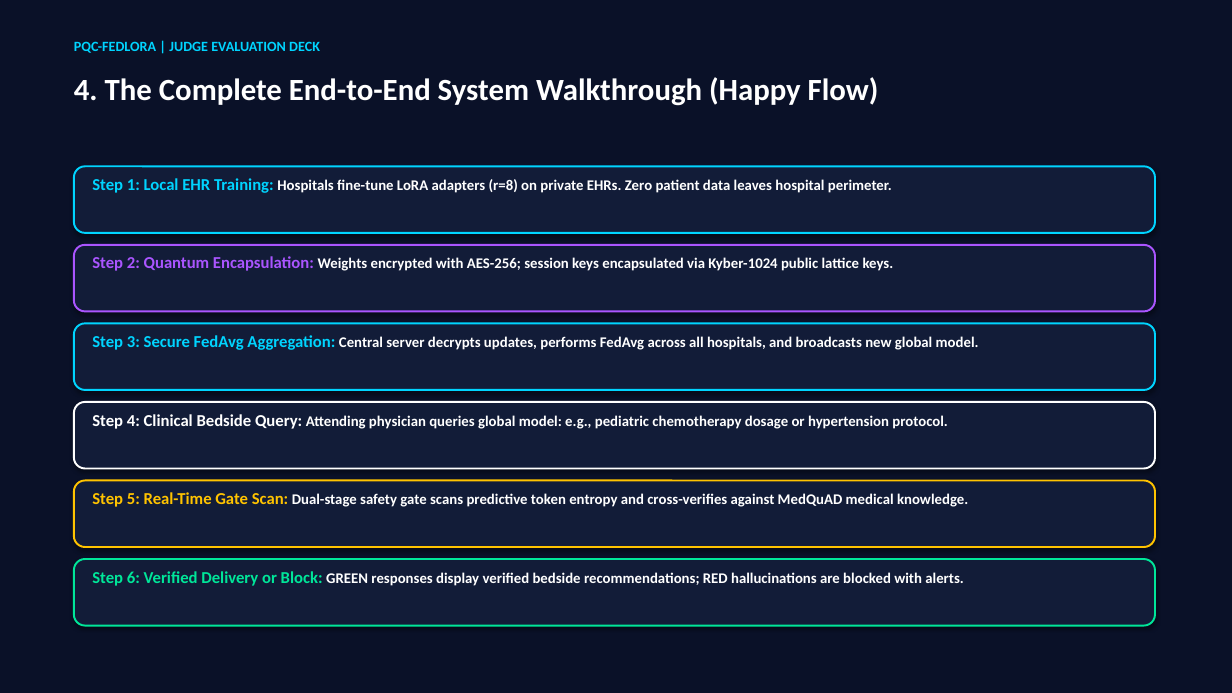
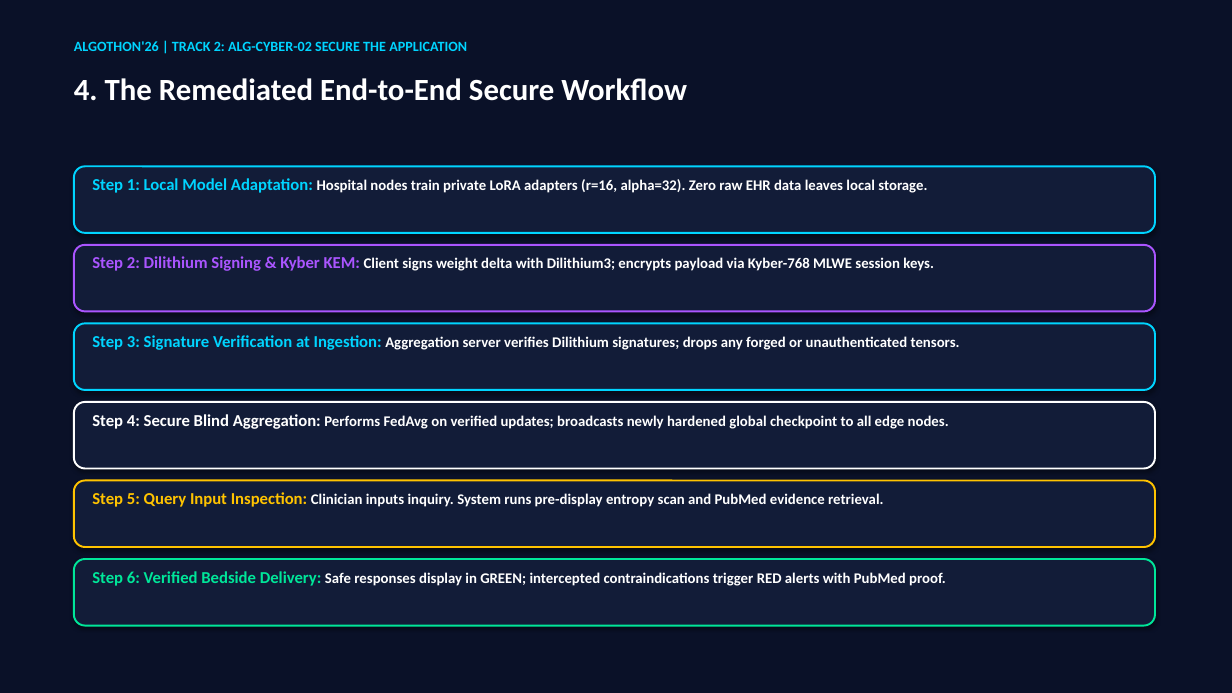
Before and after one commit to mritunjay065/hallucination, a slide deck: slide 5 of PQC_FedLoRA_Judge_Presentation.pptx. Drawn at 1232x693 pixels with LibreOffice and Linux fonts; fonts in the diff are those of the drawing. Boxes give left, top, right and bottom in pixels: in the first picture for what was removed or moved away, otherwise in the second. Text is boxed around its words. In the diff, an @@ line names an element or a change of style, - is before the commit and + after.

Commit message:
docs(presentation): update judge presentation to align with ALG-CYBER-02 rubrics

```diff
--- a/PQC_FedLoRA_Judge_Presentation.pptx
+++ b/PQC_FedLoRA_Judge_Presentation.pptx
@@ text at [74,41,467,51]: text changed @@
-PQC-FEDLORA | JUDGE EVALUATION DECK
+ALGOTHON'26 | TRACK 2: ALG-CYBER-02 SECURE THE APPLICATION
@@ text at [74,78,687,101]: text changed @@
-4. The Complete End-to-End System Walkthrough (Happy Flow)
+4. The Remediated End-to-End Secure Workflow
@@ text at [92,178,927,193]: text changed @@
-Step 1: Local EHR Training: Hospitals fine-tune LoRA adapters (r=8) on private EHRs. Zero patient data leaves hospital perimeter.
+Step 1: Local Model Adaptation: Hospital nodes train private LoRA adapters (r=16, alpha=32). Zero raw EHR data leaves local storage.
@@ text at [92,256,934,271]: text changed @@
-Step 2: Quantum Encapsulation: Weights encrypted with AES-256; session keys encapsulated via Kyber-1024 public lattice keys.
+Step 2: Dilithium Signing & Kyber KEM: Client signs weight delta with Dilithium3; encrypts payload via Kyber-768 MLWE session keys.
@@ text at [92,335,960,350]: text changed @@
-Step 3: Secure FedAvg Aggregation: Central server decrypts updates, performs FedAvg across all hospitals, and broadcasts new global model.
+Step 3: Signature Verification at Ingestion: Aggregation server verifies Dilithium signatures; drops any forged or unauthenticated tensors.
@@ text at [92,414,949,429]: text changed @@
-Step 4: Clinical Bedside Query: Attending physician queries global model: e.g., pediatric chemotherapy dosage or hypertension protocol.
+Step 4: Secure Blind Aggregation: Performs FedAvg on verified updates; broadcasts newly hardened global checkpoint to all edge nodes.
@@ text at [92,492,883,507]: text changed @@
-Step 5: Real-Time Gate Scan: Dual-stage safety gate scans predictive token entropy and cross-verifies against MedQuAD medical knowledge.
+Step 5: Query Input Inspection: Clinician inputs inquiry. System runs pre-display entropy scan and PubMed evidence retrieval.
@@ text at [92,571,946,586]: text changed @@
-Step 6: Verified Delivery or Block: GREEN responses display verified bedside recommendations; RED hallucinations are blocked with alerts.
+Step 6: Verified Bedside Delivery: Safe responses display in GREEN; intercepted contraindications trigger RED alerts with PubMed proof.
```
Also in this commit, not shown: 6 other slides changed, 3 slides added, 3 slides removed.
